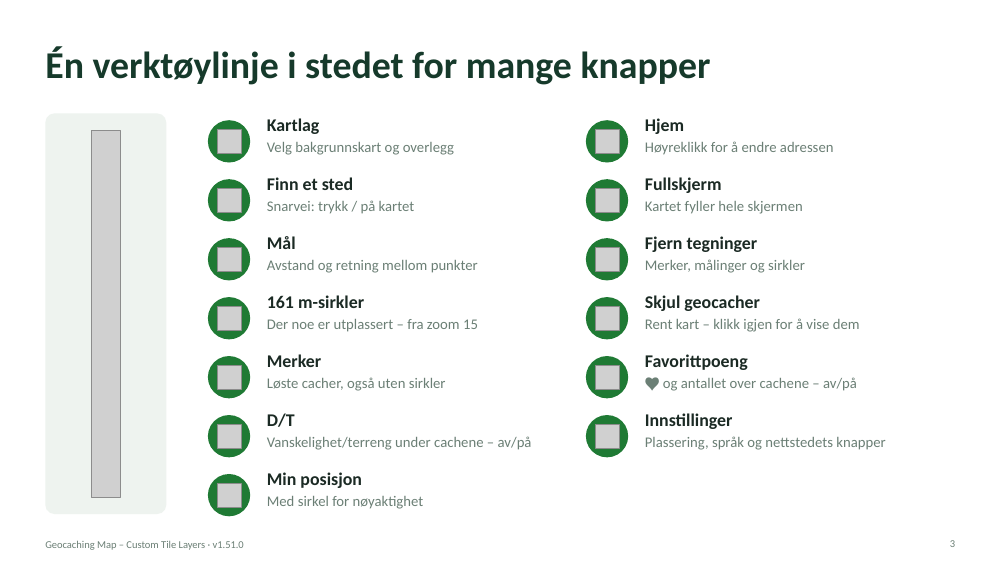
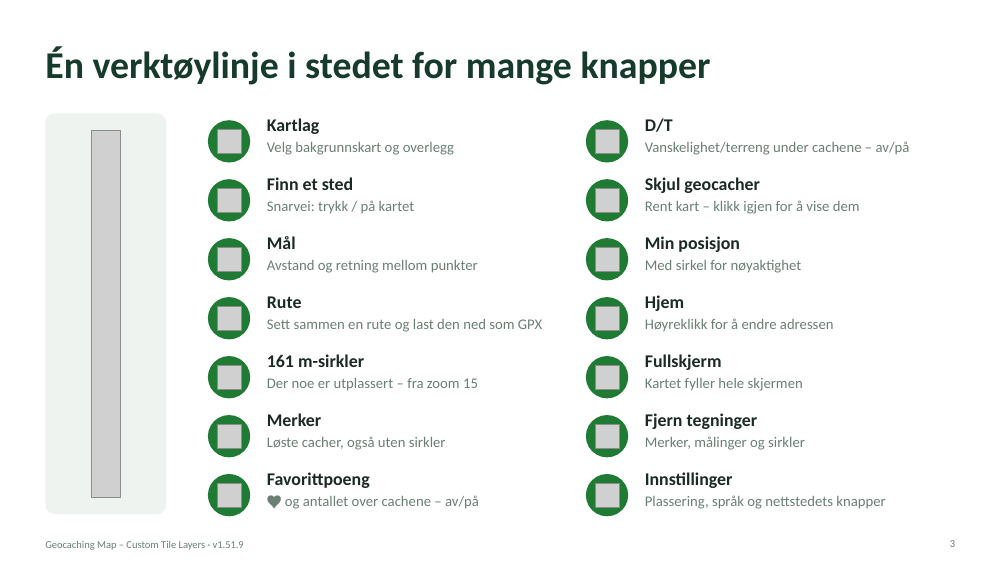
Before and after one commit to knutos/custom-tiles, a slide deck: slide 3 of docs/Geocaching-Map-Custom-Tile-Layers-Presentasjon.pptx. Drawn at 1008x567 pixels with LibreOffice and Linux fonts; fonts in the diff are those of the drawing; grey boxes stand for pictures. Boxes give left, top, right and bottom in pixels: in the first picture for what was removed or moved away, otherwise in the second. Text is boxed around its words. In the diff, an @@ line names an element or a change of style, - is before the commit and + after.

```diff
--- a/docs/Geocaching-Map-Custom-Tile-Layers-Presentasjon.pptx
+++ b/docs/Geocaching-Map-Custom-Tile-Layers-Presentasjon.pptx
@@ text at <box>645,118,910,155</box>: text changed @@
-Hjem
-Høyreklikk for å endre adressen
+D/T
+Vanskelighet/terreng under cachene – av/på
@@ text at <box>645,177,860,214</box>: text changed @@
-Fullskjerm
-Kartet fyller hele skjermen
+Skjul geocacher
+Rent kart – klikk igjen for å vise dem
@@ text at <box>645,236,802,273</box>: text changed @@
-Fjern tegninger
-Merker, målinger og sirkler
+Min posisjon
+Med sirkel for nøyaktighet
@@ text added at <box>267,296,542,332</box>, 14 pt, text #6B7F75 @@
+Rute
+Sett sammen en rute og last den ned som GPX
@@ text at <box>645,295,834,332</box>: text changed @@
-Skjul geocacher
-Rent kart – klikk igjen for å vise dem
+Hjem
+Høyreklikk for å endre adressen
@@ text at <box>645,354,803,391</box>: text changed @@
-Favorittpoeng
-♥ og antallet over cachene – av/på
+Fullskjerm
+Kartet fyller hele skjermen
@@ 3 texts: place and size @@
-3 texts at <box>267,295,885,450</box>
+3 texts at <box>267,354,885,509</box>
@@ text removed at <box>267,413,532,450</box> @@
-D/T
-Vanskelighet/terreng under cachene – av/på
@@ text added at <box>645,413,805,450</box>, 14 pt, text #6B7F75 @@
+Fjern tegninger
+Merker, målinger og sirkler
@@ text at <box>267,472,479,509</box>: text changed @@
-Min posisjon
-Med sirkel for nøyaktighet
+Favorittpoeng
+♥ og antallet over cachene – av/på
@@ ellipse added at <box>586,474,628,516</box>, fill #1F7A34 @@
@@ picture added at <box>595,483,619,507</box> @@
```
Also in this commit, not shown: 14 other slides changed, 5 other files.
